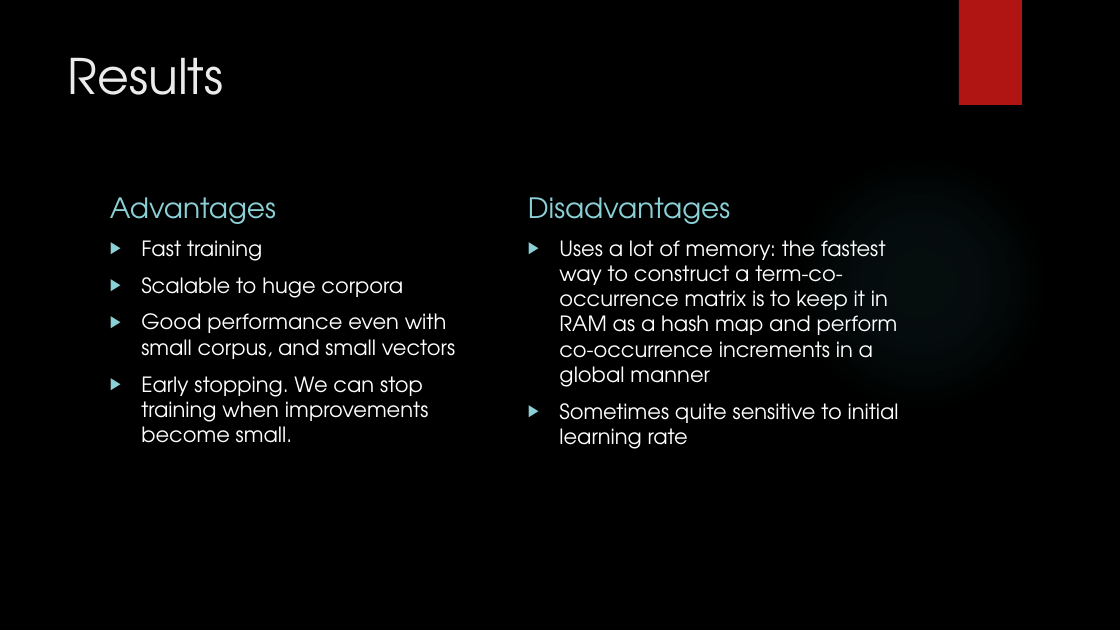
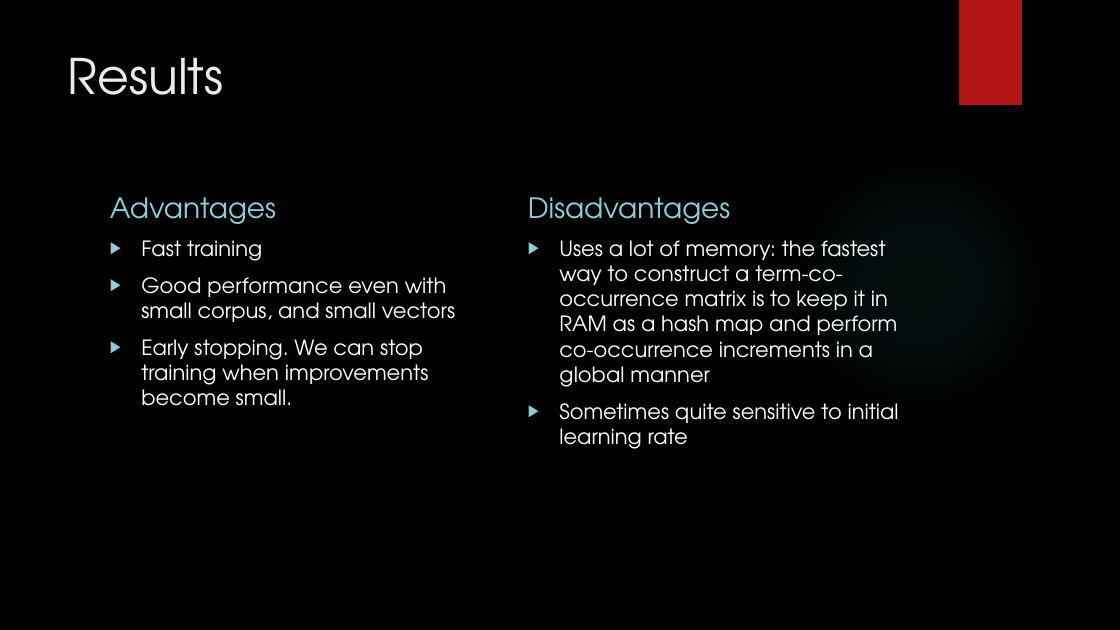
Before and after one commit to ThePiyushGupta/SarcasmTargetDetection, a slide deck: slide 9 of Presentation/Glove.pptx (slide 6 before the commit). Drawn at 1120x630 pixels with LibreOffice and Linux fonts; fonts in the diff are those of the drawing; background and template pictures are left out. Boxes give left, top, right and bottom in pixels: in the first picture for what was removed or moved away, otherwise in the second. Text is boxed around its words. In the diff, an @@ line names an element or a change of style, - is before the commit and + after.

```diff
--- a/Presentation/Glove.pptx
+++ b/Presentation/Glove.pptx
@@ text at (141,277,403,298): paragraph removed @@
-▶ Scalable to huge corpora
```
Also in this commit, not shown: 4 other slides changed, 4 slides added, 1 slide removed, 5 other files.
